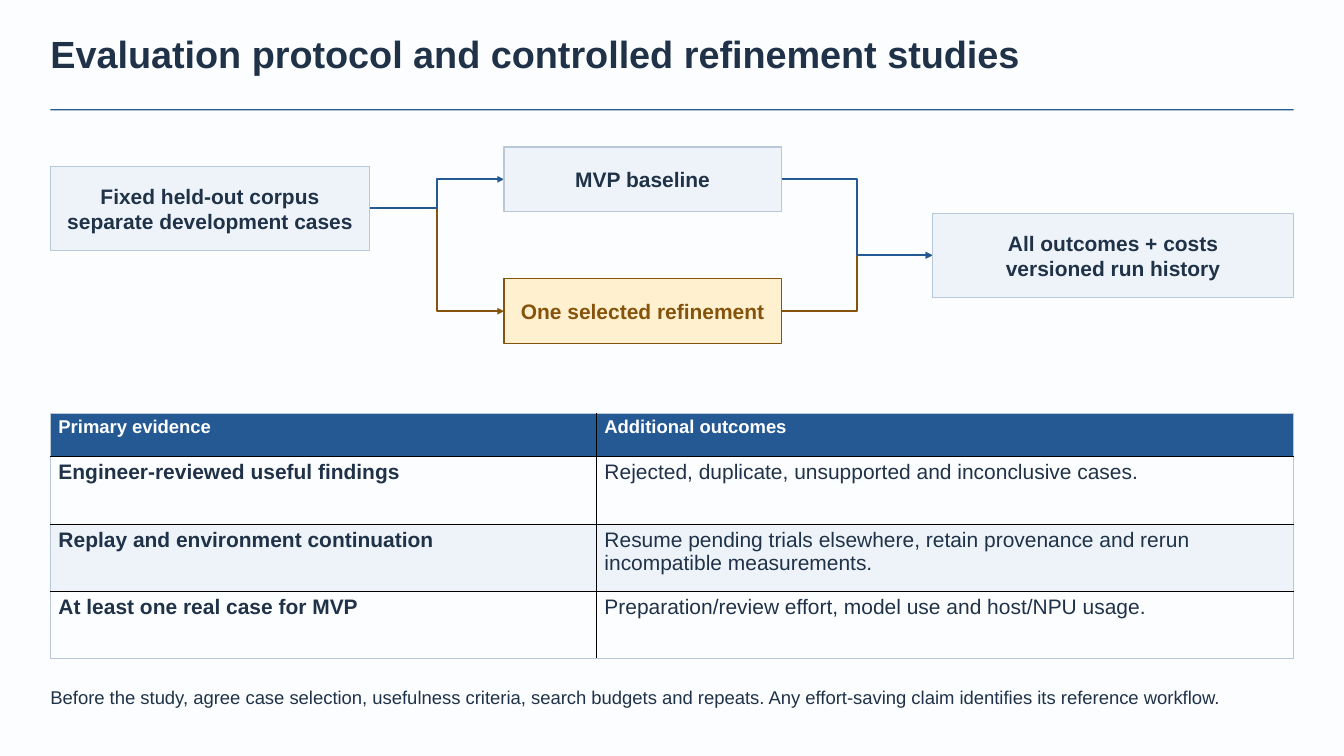
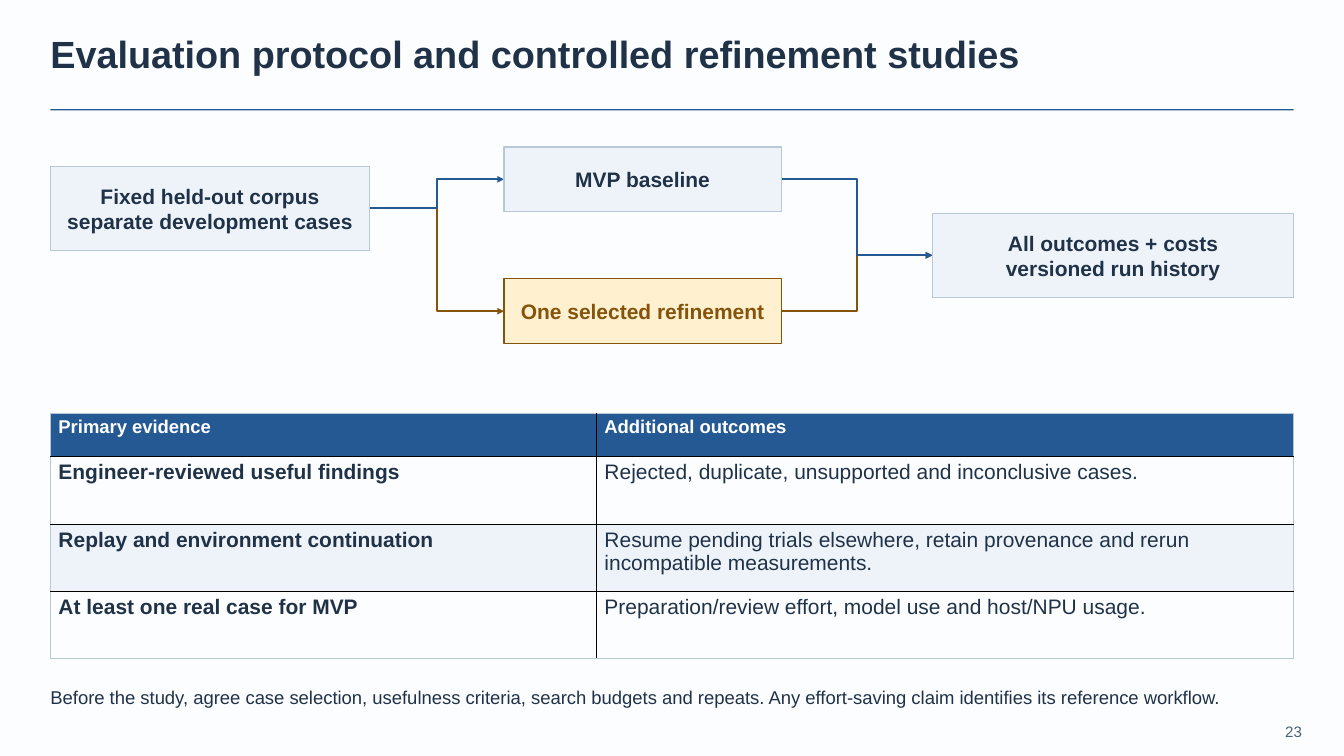
Before and after one commit to BonZirka/ascend-npu-optimization-research, a slide deck: slide 23 of output/ascend-optimization-pitch/ascend-optimization-technical.pptx. Drawn at 1344x756 pixels with LibreOffice and Linux fonts; fonts in the diff are those of the drawing. Boxes give left, top, right and bottom in pixels: in the first picture for what was removed or moved away, otherwise in the second. Text is boxed around its words. In the diff, an @@ line names an element or a change of style, - is before the commit and + after.

```diff
--- a/output/ascend-optimization-pitch/ascend-optimization-technical.pptx
+++ b/output/ascend-optimization-pitch/ascend-optimization-technical.pptx
@@ text added at <box>1285,726,1302,737</box>, 13.5 pt, text #4B6178 @@
+23
```
Also in this commit, not shown: 22 other slides changed, 4 other files.
